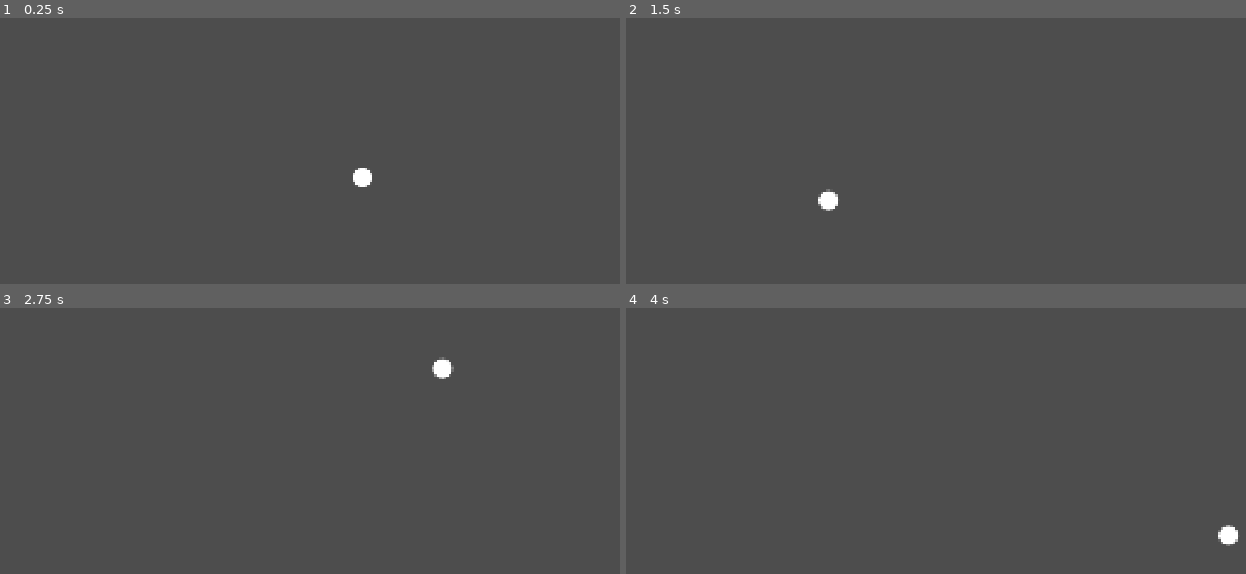
Above: before the commit, frames 1-4 (two rows, left to right).
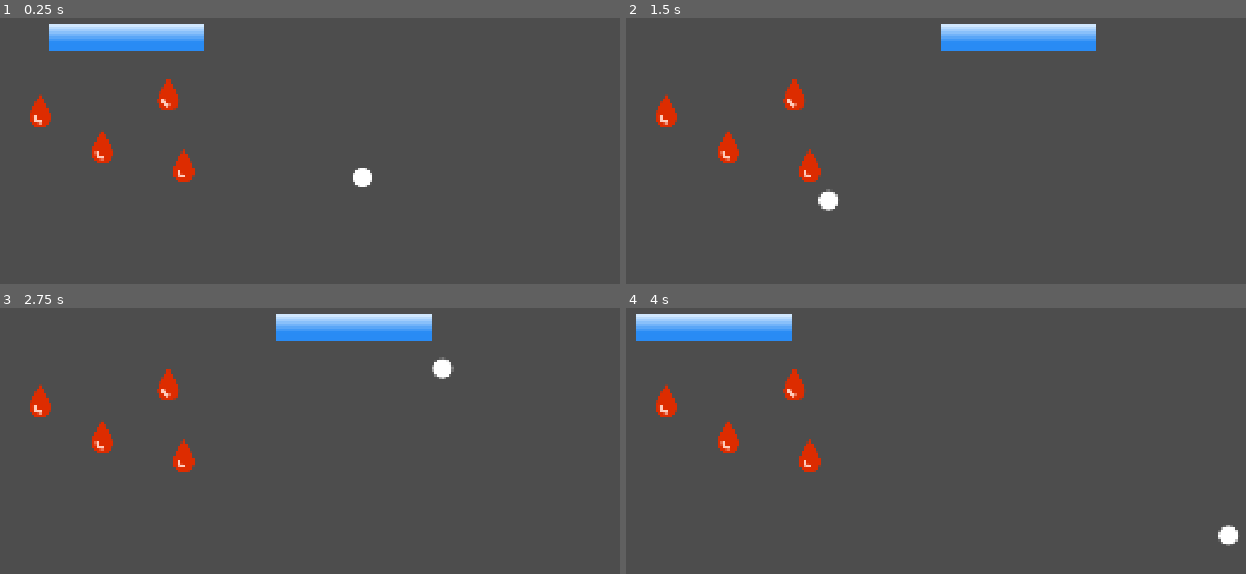
Above: after the commit, the same moments.

Repository: thepetertessier/count-to-infinity
Game: Godot game, scene res://scenes/cursor_playground.tscn
Two runs of this game, one before a commit and one after it. Both use one fixed random seed, a clock stepped at 60 frames per second and the inputs below.
Inputs (mouse positions are in pixels of both pictures, inside the frame that each line leads up to):
- Up to frame 1 (0.25 s): no input
- Up to frame 2 (1.5 s): move the mouse to (1165, 153) at 0.52 s; click (1165, 153) at 0.67 s; move the mouse to (830, 198) at 1.27 s; click (830, 198) at 1.42 s
- Up to frame 3 (2.75 s): move the mouse to (440, 369) at 2.02 s; click (440, 369) at 2.17 s
- Up to frame 4 (4 s): move the mouse to (948, 558) at 2.77 s; click (948, 558) at 2.92 s; move the mouse to (1227, 534) at 3.52 s; click (1227, 534) at 3.67 s

The runs differ from the first frame. In frame 1, 3.7% of the frame differs, in the area x 4-33%, y 2-62%; in frame 2, 3.7%; in frame 3, 3.7%, in the area x 4-70%, y 2-62%; in frame 4, 3.7%.

Commit message:
test out cursor improvement

Diff:
--- a/scenes/cursor_playground.tscn
+++ b/scenes/cursor_playground.tscn
@@ -1,7 +1,69 @@
-[gd_scene load_steps=2 format=3 uid="uid://dy3h10sgroqf6"]
+[gd_scene load_steps=7 format=3 uid="uid://dy3h10sgroqf6"]
 
 [ext_resource type="PackedScene" uid="uid://j856hemyhcaa" path="res://scenes/player_cursor.tscn" id="1_ud1jq"]
+[ext_resource type="PackedScene" uid="uid://dxgiuhv6sjefj" path="res://scenes/moving_rect.tscn" id="2_gee7y"]
+[ext_resource type="PackedScene" uid="uid://dskep877p7svb" path="res://scenes/pushable.tscn" id="3_euvy8"]
+
+[sub_resource type="Animation" id="Animation_gee7y"]
+resource_name = "move_rect"
+length = 2.0
+loop_mode = 2
+tracks/0/type = "value"
+tracks/0/imported = false
+tracks/0/enabled = true
+tracks/0/path = NodePath(".:position")
+tracks/0/interp = 1
+tracks/0/loop_wrap = true
+tracks/0/keys = {
+"times": PackedFloat32Array(0, 2),
+"transitions": PackedFloat32Array(1, 1),
+"update": 0,
+"values": [Vector2(283, 206), Vector2(1303, 206)]
+}
+
+[sub_resource type="Animation" id="Animation_euvy8"]
+length = 0.001
+tracks/0/type = "value"
+tracks/0/imported = false
+tracks/0/enabled = true
+tracks/0/path = NodePath(".:position")
+tracks/0/interp = 1
+tracks/0/loop_wrap = true
+tracks/0/keys = {
+"times": PackedFloat32Array(0),
+"transitions": PackedFloat32Array(1),
+"update": 0,
+"values": [Vector2(283, 206)]
+}
+
+[sub_resource type="AnimationLibrary" id="AnimationLibrary_gja4b"]
+_data = {
+&"RESET": SubResource("Animation_euvy8"),
+&"move_rect": SubResource("Animation_gee7y")
+}
 
 [node name="CursorPlayground" type="Node2D"]
 
 [node name="PlayerCursor" parent="." instance=ExtResource("1_ud1jq")]
+position = Vector2(930, 586)
+
+[node name="MovingRect" parent="." instance=ExtResource("2_gee7y")]
+position = Vector2(283, 206)
+
+[node name="AnimationPlayer" type="AnimationPlayer" parent="MovingRect"]
+libraries = {
+&"": SubResource("AnimationLibrary_gja4b")
+}
+autoplay = "move_rect"
+
+[node name="Pushable" parent="." instance=ExtResource("3_euvy8")]
+position = Vector2(186, 395)
+
+[node name="Pushable2" parent="." instance=ExtResource("3_euvy8")]
+position = Vector2(494, 355)
+
+[node name="Pushable3" parent="." instance=ExtResource("3_euvy8")]
+position = Vector2(335, 481)
+
+[node name="Pushable4" parent="." instance=ExtResource("3_euvy8")]
+position = Vector2(531, 526)
--- /dev/null
+++ b/scenes/moving_rect.tscn
@@ -0,0 +1,21 @@
+[gd_scene load_steps=4 format=3 uid="uid://dxgiuhv6sjefj"]
+
+[sub_resource type="Gradient" id="Gradient_vr58q"]
+colors = PackedColorArray(0.1632, 0.54832, 0.96, 1, 0.83, 0.912167, 1, 1)
+
+[sub_resource type="GradientTexture2D" id="GradientTexture2D_0h8pr"]
+gradient = SubResource("Gradient_vr58q")
+fill_from = Vector2(0.5, 0.656)
+fill_to = Vector2(0.5, 0)
+
+[sub_resource type="RectangleShape2D" id="RectangleShape2D_ud1jq"]
+size = Vector2(374, 64)
+
+[node name="MovingRect" type="AnimatableBody2D"]
+
+[node name="Sprite2D" type="Sprite2D" parent="."]
+scale = Vector2(5.84375, 1)
+texture = SubResource("GradientTexture2D_0h8pr")
+
+[node name="CollisionShape2D" type="CollisionShape2D" parent="."]
+shape = SubResource("RectangleShape2D_ud1jq")
--- a/scenes/player_cursor.tscn
+++ b/scenes/player_cursor.tscn
@@ -14,8 +14,7 @@
 fill = 1
 fill_from = Vector2(0.5, 0.5)
 
-[node name="PlayerCursor" type="CharacterBody2D"]
-motion_mode = 1
+[node name="PlayerCursor" type="RigidBody2D"]
 script = ExtResource("1_uwxsh")
 
 [node name="CollisionShape2D" type="CollisionShape2D" parent="."]
--- /dev/null
+++ b/scenes/pushable.tscn
@@ -0,0 +1,17 @@
+[gd_scene load_steps=3 format=3 uid="uid://dskep877p7svb"]
+
+[ext_resource type="Texture2D" uid="uid://bhumd5wltu6kt" path="res://assets/images/icons8-blood-96.png" id="1_e1clh"]
+
+[sub_resource type="CircleShape2D" id="CircleShape2D_gee7y"]
+radius = 25.02
+
+[node name="Pushable" type="RigidBody2D"]
+mass = 0.1
+gravity_scale = 0.0
+
+[node name="Sprite2D" type="Sprite2D" parent="."]
+position = Vector2(0, -14)
+texture = ExtResource("1_e1clh")
+
+[node name="CollisionShape2D" type="CollisionShape2D" parent="."]
+shape = SubResource("CircleShape2D_gee7y")
--- a/scripts/player_cursor.gd
+++ b/scripts/player_cursor.gd
@@ -1,8 +1,11 @@
-extends CharacterBody2D
+extends RigidBody2D
 
 func _ready():
-	Input.set_mouse_mode(Input.MOUSE_MODE_HIDDEN)
+	#Input.set_mouse_mode(Input.MOUSE_MODE_HIDDEN)
 	pass
 
 func _physics_process(delta):
-	move_and_collide(get_global_mouse_position() - global_position)
+	var to_go = get_global_mouse_position() - global_position
+	#velocity = to_go / delta
+	#move_and_slide()
+	move_and_collide(to_go)
